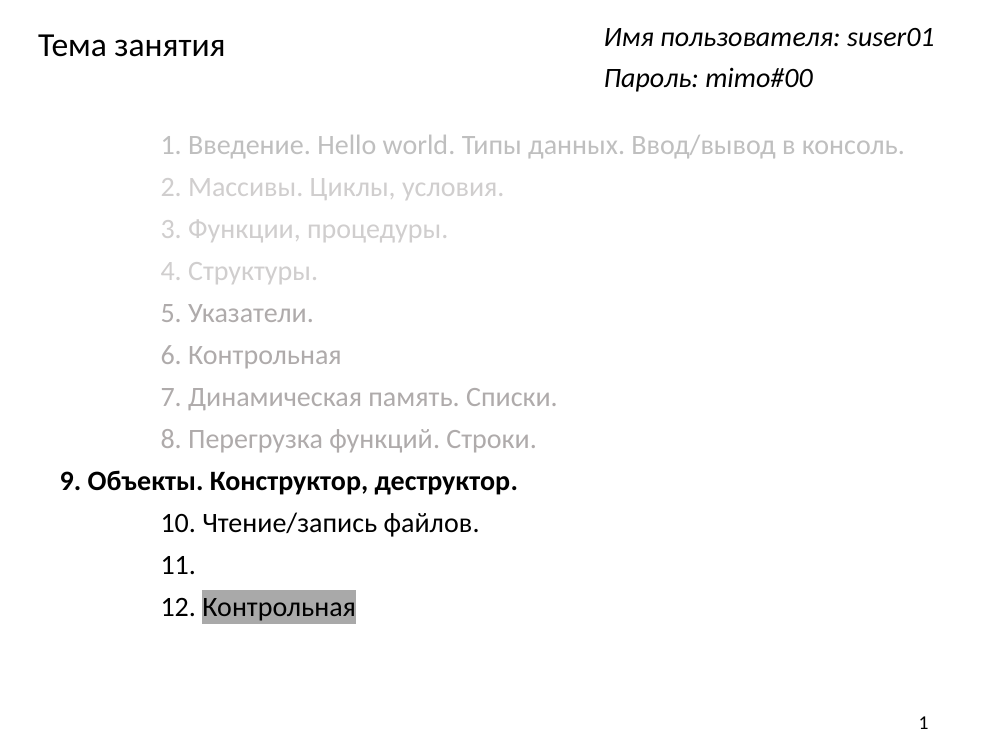
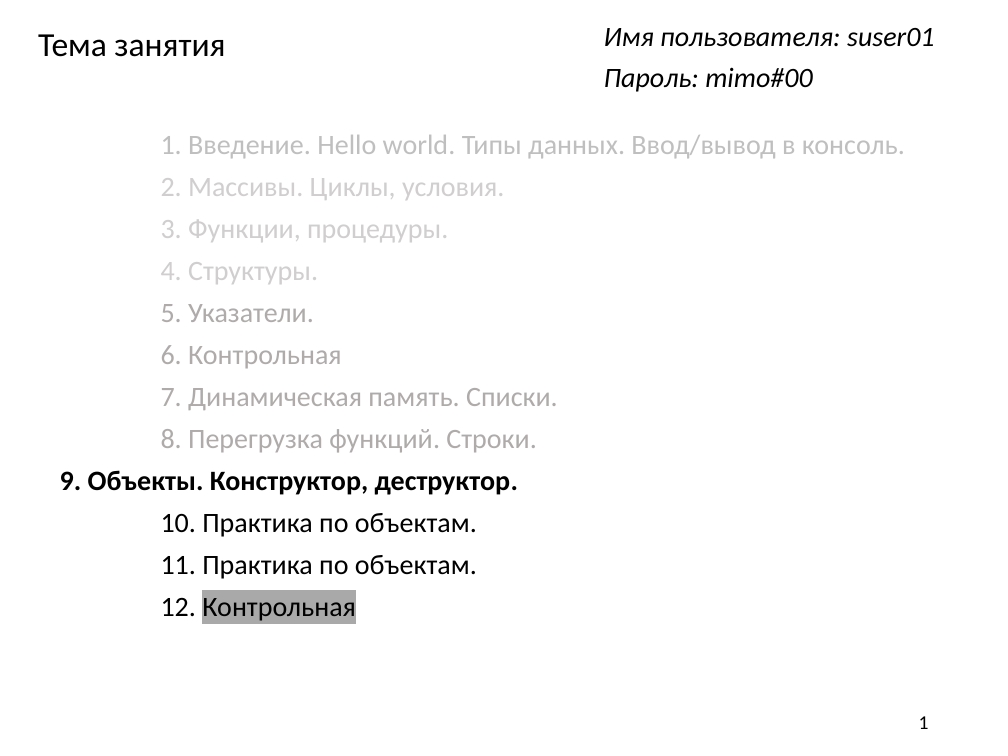
Before and after one commit to AleksandrVakulenko/Pascal_lectures, a slide deck: slide 1 of 9. Objects/_9. Objects.pptx. Drawn at 1008x756 pixels with LibreOffice and Linux fonts; fonts in the diff are those of the drawing. Boxes give left, top, right and bottom in pixels: in the first picture for what was removed or moved away, otherwise in the second. Text is boxed around its words. In the diff, an @@ line names an element or a change of style, - is before the commit and + after.

```diff
--- a/9. Objects/_9. Objects.pptx
+++ b/9. Objects/_9. Objects.pptx
@@ text at bbox=[161, 513, 477, 579]: text changed @@
-10. Чтение/запись файлов.
-11.
+10. Практика по объектам.
+11. Практика по объектам.
```
Also in this commit, not shown: 1 other file.
